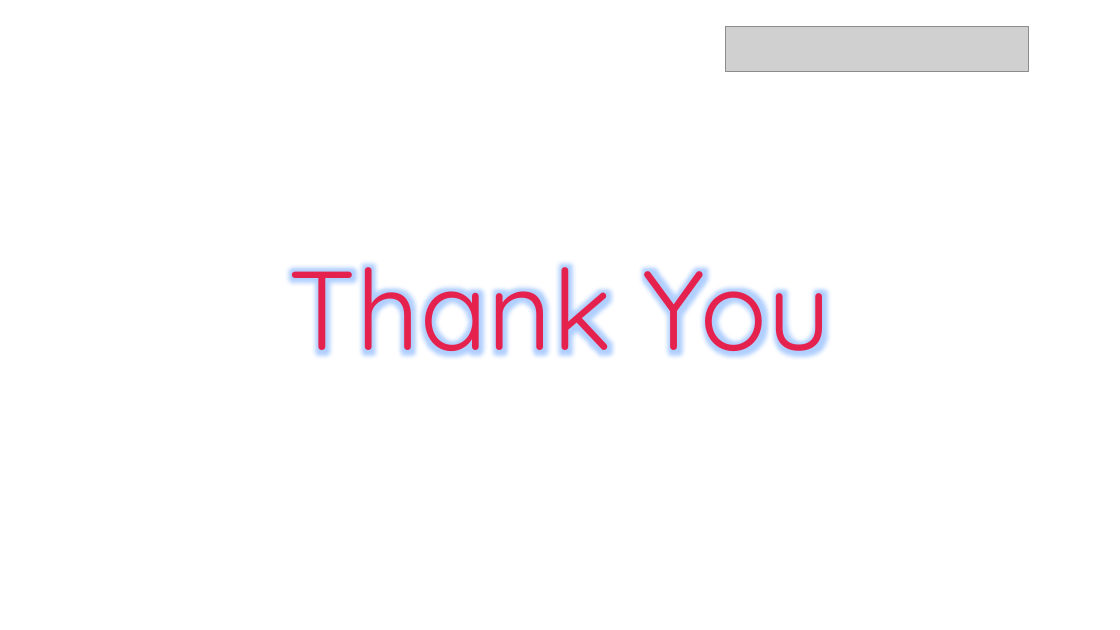
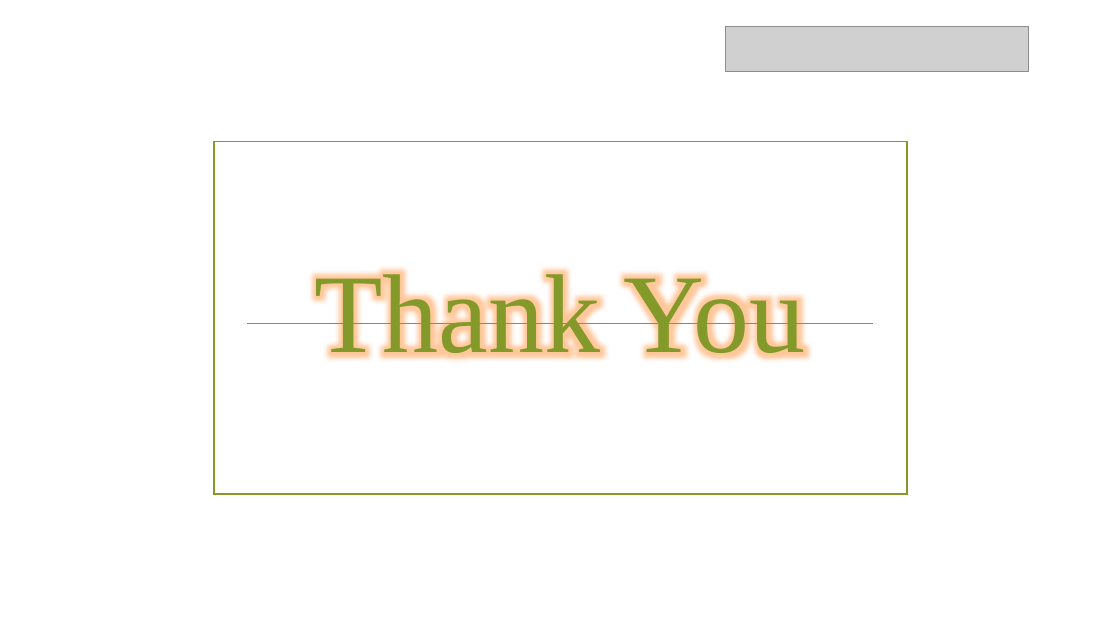
Before and after one commit to priyanka165/PPT, a slide deck: slide 7 of Change Management.pptx. Drawn at 1120x630 pixels with LibreOffice and Linux fonts; fonts in the diff are those of the drawing; grey boxes stand for pictures; background and template pictures are left out. Boxes give left, top, right and bottom in pixels: in the first picture for what was removed or moved away, otherwise in the second. Text is boxed around its words. In the diff, an @@ line names an element or a change of style, - is before the commit and + after.

```diff
--- a/Change Management.pptx
+++ b/Change Management.pptx
@@ rectangle added at <box>214,142,907,494</box>, outline #83992A 1.25 pt @@
@@ title "Thank You" at <box>314,264,806,372</box>: font Quicksand to Times New Roman, text colour #E5224E to #83992A; line spacing 0.9 to 1 @@
@@ line added from (247, 323) to (874, 323), #83992A 1.25 pt @@
```
Also in this commit, not shown: 6 other slides changed.
